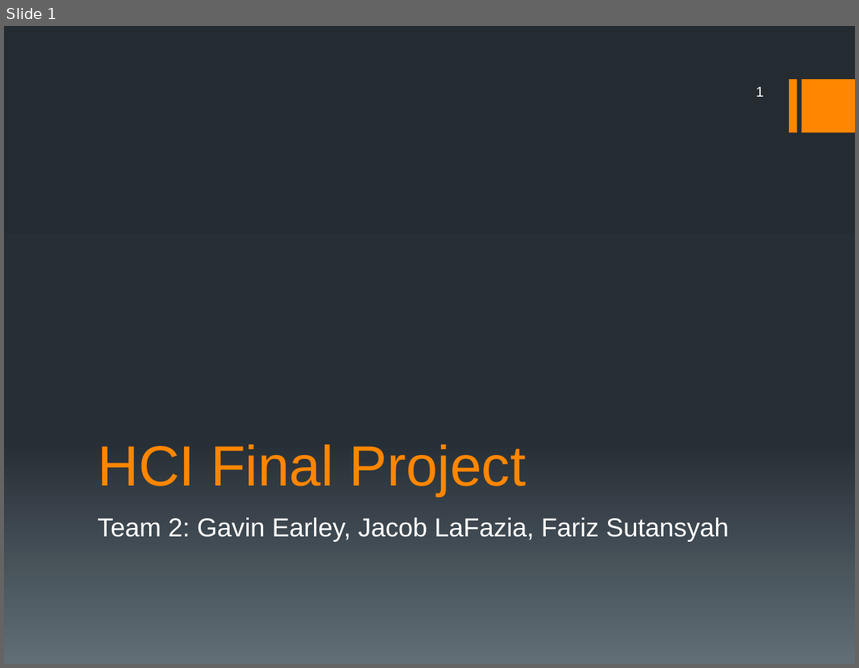
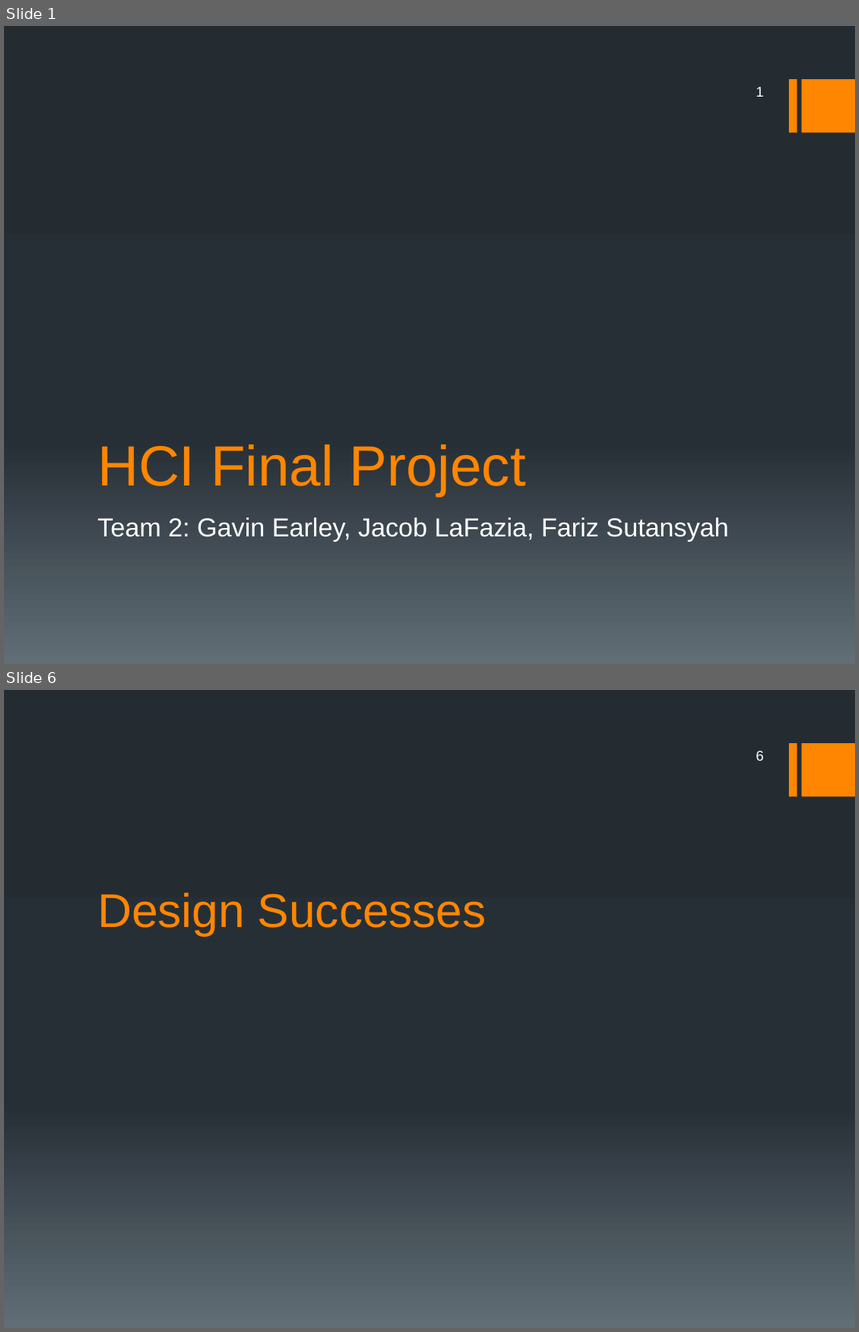
Before and after one commit to gearley85/HCIFinalProject, a slide deck: HCI Final Project.pptx. Shown one above the other, each under a label of ours: slide 1 before the commit, slides 1 and 6 after it; the slides between them are not shown. The pictures are 859x668 and 859x1332 pixels, drawn with LibreOffice and Linux fonts; fonts in the diff are those of the drawing. Boxes give left, top, right and bottom in pixels: in the first picture for what was removed or moved away, otherwise in the second. Text is boxed around its words. In the diff, an @@ line names an element or a change of style, - is before the commit and + after.

```diff
--- a/HCI Final Project.pptx
+++ b/HCI Final Project.pptx
@@ slide 6 added at box(4, 690, 855, 1328), background gradient #242C33 to #273037 to #636D76; not listed: 2 template elements that a slide beside it also shows @@
@@ page number added at box(756, 751, 764, 761), 12 pt, text #FFFFFF @@
+6
@@ title added at box(97, 893, 487, 935), 40 pt, text #FF8600 @@
+Design Successes
```
Also in this commit, not shown: 5 other slides added, 1 slide removed, 1 other file.
